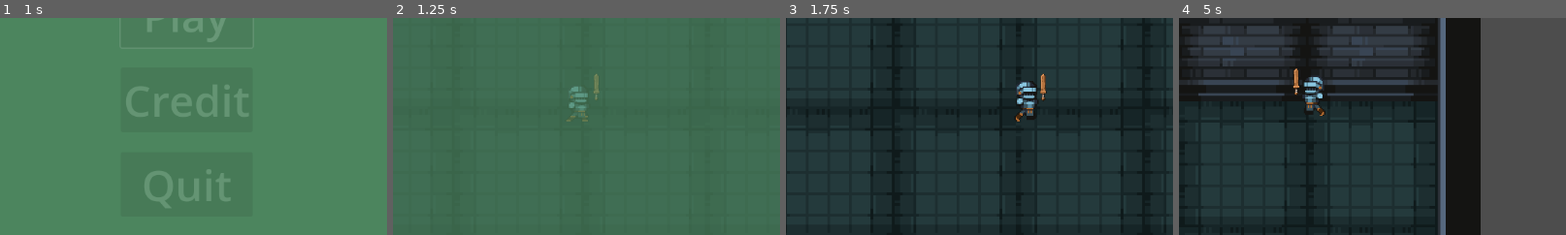
Above: before the commit, frames 1-4 (left to right).
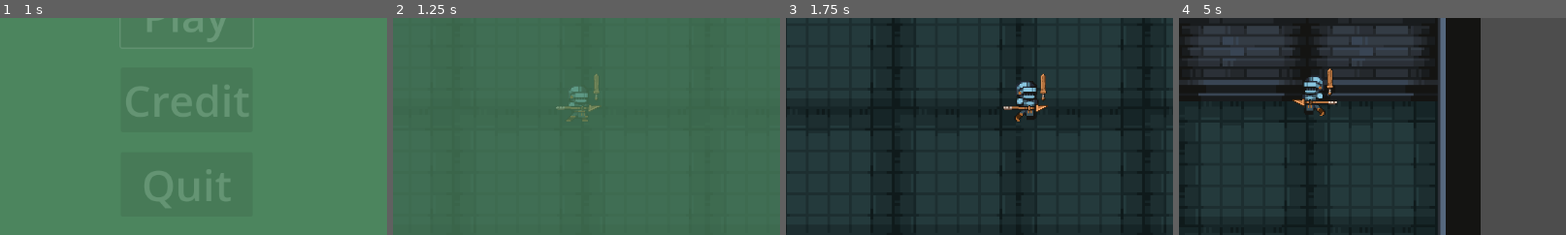
Above: after the commit, the same moments.

Repository: Robert-Riordan-UCD/GameDevJourney
Game: Godot game, scene res://GUI/MainMenu.tscn
Two runs of this game, one before a commit and one after it. Both use one fixed random seed, a clock stepped at 60 frames per second and the inputs below.
Inputs (mouse positions are % of the whole screen's width and height, from its top left):
- Up to frame 1 (1 s): click "Play" at 0.5 s
- Up to frame 2 (1.25 s): no input
- Up to frame 3 (1.75 s): move the mouse to (72, 45) at 1.27 s; press the mouse at (72, 45) at 1.28 s; hold D (player_right) from 1.28 s (still down)
- Up to frame 4 (5 s): move the mouse to (30, 55) at 2.02 s; release D (player_right) at 2.03 s; release the mouse at (30, 55) at 2.03 s; hold S (player_down) 2.03-2.78 s; tap Space (player_dash) at 2.1 s; click (30, 55) at 2.3 s; move the mouse to (60, 28) at 2.77 s; press the mouse at (60, 28) at 2.78 s; hold D (player_right) 2.78-3.53 s; move the mouse to (45, 70) at 3.52 s; release the mouse at (45, 70) at 3.53 s; hold W (player_up) 3.53-4.28 s; click (45, 70) at 3.6 s; move the mouse to (80, 65) at 4.27 s; hold A (player_left) from 4.28 s (still down); hold Space (player_dash) from 4.28 s (still down); click (80, 65) at 4.55 s
The pictures show only the part of the screen within x 26-76%, y 31-81%; the shares and areas given below are measured in that part.

Frame 1 is identical in both runs. In frame 2, 0.1% of the frame differs, in the area x 42-54%, y 40-43%; in frame 3, 0.2%; in frame 4, 0.5%, in the area x 29-41%, y 23-41%.

Commit message:
Added a spear

Diff:
--- a/Rougelike_Bullethell_Dungeon_Crawler/Player/Weapons/Weapon.gd
+++ b/Rougelike_Bullethell_Dungeon_Crawler/Player/Weapons/Weapon.gd
@@ -1,10 +1,11 @@
 class_name Weapon
 extends Sprite2D
 
-@export var flipped:bool = false
+@export var flipped:bool = false: set = _set_flipped
 
 @onready var attacking:bool = false
 @onready var hit_box: HitBox = $HitBox
+@onready var collision_shape_2d: CollisionShape2D = $HitBox/CollisionShape2D
 
 func _input(event: InputEvent) -> void:
 	if event.is_action_pressed("player_main_hand"):
@@ -13,7 +14,12 @@
 func attack() -> void:
 	if attacking: return
 	attacking = true
-	$HitBox/CollisionShape2D.disabled = false
+	collision_shape_2d.disabled = false
+	await play_attack()
+	attacking = false
+	collision_shape_2d.disabled = true
+
+func play_attack() -> void:
 	var tween:Tween = create_tween()
 	if flipped:
 		tween.tween_property(self, "rotation_degrees", -180, 0.2).set_ease(Tween.EASE_IN_OUT).set_trans(Tween.TRANS_QUAD)
@@ -22,5 +28,8 @@
 		tween.tween_property(self, "rotation_degrees", 180, 0.2).set_ease(Tween.EASE_IN_OUT).set_trans(Tween.TRANS_QUAD)
 		tween.tween_property(self, "rotation_degrees", 0, 0.2).set_ease(Tween.EASE_IN_OUT).set_trans(Tween.TRANS_QUAD)
 	await tween.finished
-	attacking = false
-	$HitBox/CollisionShape2D.disabled = true
+
+func _set_flipped(f:bool) -> void:
+	position.x = -abs(position.x) if f else abs(position.x)
+	flip_h = f
+	flipped = f
--- /dev/null
+++ b/Rougelike_Bullethell_Dungeon_Crawler/Player/Weapons/spear.gd
@@ -0,0 +1,19 @@
+extends Weapon
+
+@export var stab_distance:float = 50
+
+func play_attack() -> void:
+	var tween:Tween = create_tween()
+	var y:float = position.y
+	if flipped:
+		tween.tween_property(self, "position", Vector2(-stab_distance, y), 0.2).set_ease(Tween.EASE_IN_OUT).set_trans(Tween.TRANS_QUAD)
+		tween.tween_property(self, "position", Vector2(0, y), 0.2).set_ease(Tween.EASE_IN_OUT).set_trans(Tween.TRANS_QUAD)
+	else:
+		tween.tween_property(self, "position", Vector2(stab_distance, y), 0.2).set_ease(Tween.EASE_IN).set_trans(Tween.TRANS_EXPO)
+		tween.tween_property(self, "position", Vector2(0, y), 0.2).set_ease(Tween.EASE_IN_OUT).set_trans(Tween.TRANS_QUAD)
+	await tween.finished
+
+func _set_flipped(f:bool) -> void:
+	position.x = -abs(position.x) if f else abs(position.x)
+	flip_v = f
+	flipped = f
--- /dev/null
+++ b/Rougelike_Bullethell_Dungeon_Crawler/Player/Weapons/spear.tscn
@@ -0,0 +1,21 @@
+[gd_scene load_steps=3 format=3 uid="uid://dte6b6j0jmixn"]
+
+[ext_resource type="PackedScene" uid="uid://3py6rnhkb2e7" path="res://Player/Weapons/weapon.tscn" id="1_fslj8"]
+[ext_resource type="Script" path="res://Player/Weapons/spear.gd" id="2_vex7l"]
+
+[node name="Spear" instance=ExtResource("1_fslj8")]
+position = Vector2(0, 6)
+rotation = 1.5708
+scale = Vector2(0.75, 0.75)
+offset = Vector2(0, 0)
+flip_h = true
+region_rect = Rect2(64, 0, 16, 48)
+script = ExtResource("2_vex7l")
+stab_distance = 50.0
+
+[node name="HitBox" parent="." index="0"]
+damage = 8.0
+crit_damage = 12.0
+
+[node name="CollisionShape2D" parent="HitBox" index="0"]
+position = Vector2(0, 0)
--- /dev/null
+++ b/Rougelike_Bullethell_Dungeon_Crawler/Player/Weapons/sword.tscn
@@ -0,0 +1,5 @@
+[gd_scene load_steps=2 format=3 uid="uid://0bjnvnhmkoie"]
+
+[ext_resource type="PackedScene" uid="uid://3py6rnhkb2e7" path="res://Player/Weapons/weapon.tscn" id="1_8ec5k"]
+
+[node name="Sword" instance=ExtResource("1_8ec5k")]
--- a/Rougelike_Bullethell_Dungeon_Crawler/Player/player.gd
+++ b/Rougelike_Bullethell_Dungeon_Crawler/Player/player.gd
@@ -9,7 +9,7 @@
 var movement_blocked:bool = false
 
 @onready var animated_sprite_2d = $AnimatedSprite2D
-@onready var weapon:Sprite2D = $Weapon
+@onready var main_hand_weapon:Weapon = $MainHand.get_child(0)
 @onready var health:Health = $Health
 
 func _physics_process(_delta):
@@ -21,11 +21,7 @@
 	move_and_slide()
 
 	if speed_left:
-		if speed_left < 0:
-				weapon.position.x = -abs(weapon.position.x)
-		else:
-				weapon.position.x = abs(weapon.position.x)
-		weapon.flipped = speed_left < 0
+		main_hand_weapon.flipped = speed_left < 0
 		animated_sprite_2d.flip_h = speed_left < 0
 
 	if velocity:
--- a/Rougelike_Bullethell_Dungeon_Crawler/Player/player.tscn
+++ b/Rougelike_Bullethell_Dungeon_Crawler/Player/player.tscn
@@ -6,8 +6,9 @@
 [ext_resource type="Texture2D" uid="uid://f0d43pon7wdm" path="res://Player/Sprites/Idle-Sheet.png" id="3_1n3uv"]
 [ext_resource type="Texture2D" uid="uid://8le5xfl6i25m" path="res://Player/Sprites/Run-Sheet.png" id="3_ruvus"]
 [ext_resource type="Script" path="res://Utilites/Hurtbox.gd" id="5_45ajp"]
+[ext_resource type="PackedScene" uid="uid://0bjnvnhmkoie" path="res://Player/Weapons/sword.tscn" id="6_dg6ai"]
+[ext_resource type="PackedScene" uid="uid://dte6b6j0jmixn" path="res://Player/Weapons/spear.tscn" id="6_ef050"]
 [ext_resource type="Script" path="res://Utilites/Health/health.gd" id="6_lue20"]
-[ext_resource type="PackedScene" uid="uid://3py6rnhkb2e7" path="res://Player/Weapons/weapon.tscn" id="7_bcly8"]
 [ext_resource type="Script" path="res://Player/Dash.gd" id="8_lv11x"]
 [ext_resource type="PackedScene" uid="uid://pvsuvpa1bj8f" path="res://Utilites/Health/health_bar.tscn" id="9_vqcyb"]
 
@@ -201,6 +202,12 @@
 material = SubResource("ShaderMaterial_5kqo2")
 sprite_frames = SubResource("SpriteFrames_pm8el")
 
+[node name="MainHand" type="Node2D" parent="."]
+
+[node name="Spear" parent="MainHand" instance=ExtResource("6_ef050")]
+
+[node name="Sword" parent="MainHand" instance=ExtResource("6_dg6ai")]
+
 [node name="CollisionShape2D" type="CollisionShape2D" parent="."]
 visible = false
 position = Vector2(0, 3)
@@ -219,8 +226,6 @@
 position = Vector2(0, -19)
 script = ExtResource("6_lue20")
 max_health = 10.0
-
-[node name="Weapon" parent="." instance=ExtResource("7_bcly8")]
 
 [node name="Camera2D" type="Camera2D" parent="."]
 position_smoothing_enabled = true
Not shown: 1 places in Rougelike_Bullethell_Dungeon_Crawler/Player/player.tscn that only renumber resources
